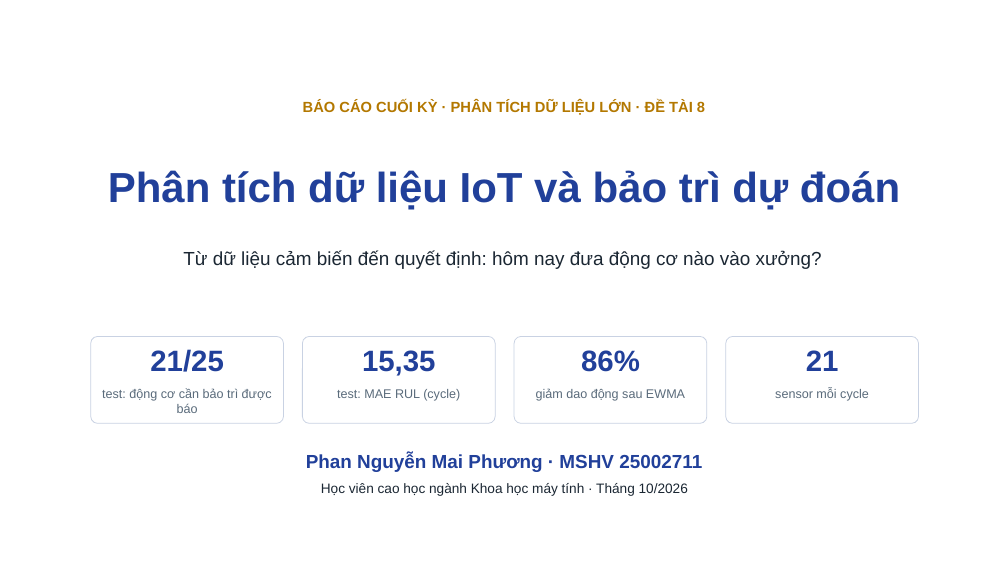
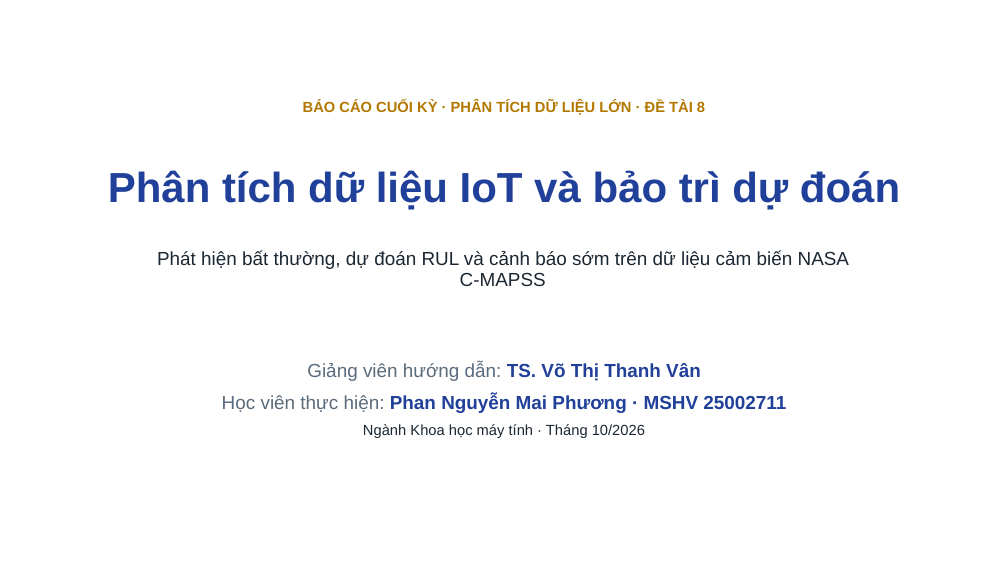
Before and after one commit to ti014/tinasa-cmapss-rul-prediction, a slide deck: slide 1 of slides/cmapss_fd001_presentation.pptx. Drawn at 1008x567 pixels with LibreOffice and Linux fonts; fonts in the diff are those of the drawing; background and template pictures are left out. Boxes give left, top, right and bottom in pixels: in the first picture for what was removed or moved away, otherwise in the second. Text is boxed around its words. In the diff, an @@ line names an element or a change of style, - is before the commit and + after.

```diff
--- a/slides/cmapss_fd001_presentation.pptx
+++ b/slides/cmapss_fd001_presentation.pptx
@@ subtitle at <box>157,251,849,286</box>: text changed @@
-Từ dữ liệu cảm biến đến quyết định: hôm nay đưa động cơ nào vào xưởng?
+Phát hiện bất thường, dự đoán RUL và cảnh báo sớm trên dữ liệu cảm biến NASA C‑MAPSS
@@ rounded rectangle removed at <box>91,337,284,423</box> @@
@@ text removed at <box>150,349,223,372</box> @@
-21/25
@@ rounded rectangle removed at <box>302,337,495,423</box> @@
@@ text removed at <box>362,350,435,376</box> @@
-15,35
@@ rounded rectangle removed at <box>514,337,707,423</box> @@
@@ text removed at <box>581,350,640,372</box> @@
-86%
@@ rounded rectangle removed at <box>726,337,919,423</box> @@
@@ text removed at <box>806,350,839,371</box> @@
-21
@@ text removed at <box>102,388,272,413</box> @@
-test: động cơ cần bảo trì được báo
@@ text at <box>222,363,786,438</box>: text changed; size 13 to 18 pt; text colour #1B2733 to #21409A @@
-Học viên cao học ngành Khoa học máy tính · Tháng 10/2026
+Giảng viên hướng dẫn: TS. Võ Thị Thanh Vân
+Học viên thực hiện: Phan Nguyễn Mai Phương · MSHV 25002711
+Ngành Khoa học máy tính · Tháng 10/2026
@@ text removed at <box>337,389,460,401</box> @@
-test: MAE RUL (cycle)
@@ text removed at <box>536,388,685,401</box> @@
-giảm dao động sau EWMA
@@ text removed at <box>775,388,869,401</box> @@
-sensor mỗi cycle
@@ text removed at <box>306,454,702,472</box> @@
-Phan Nguyễn Mai Phương · MSHV 25002711
```
Also in this commit, not shown: 1 other slide changed, 18 slides added, 18 slides removed, 41 other files.
